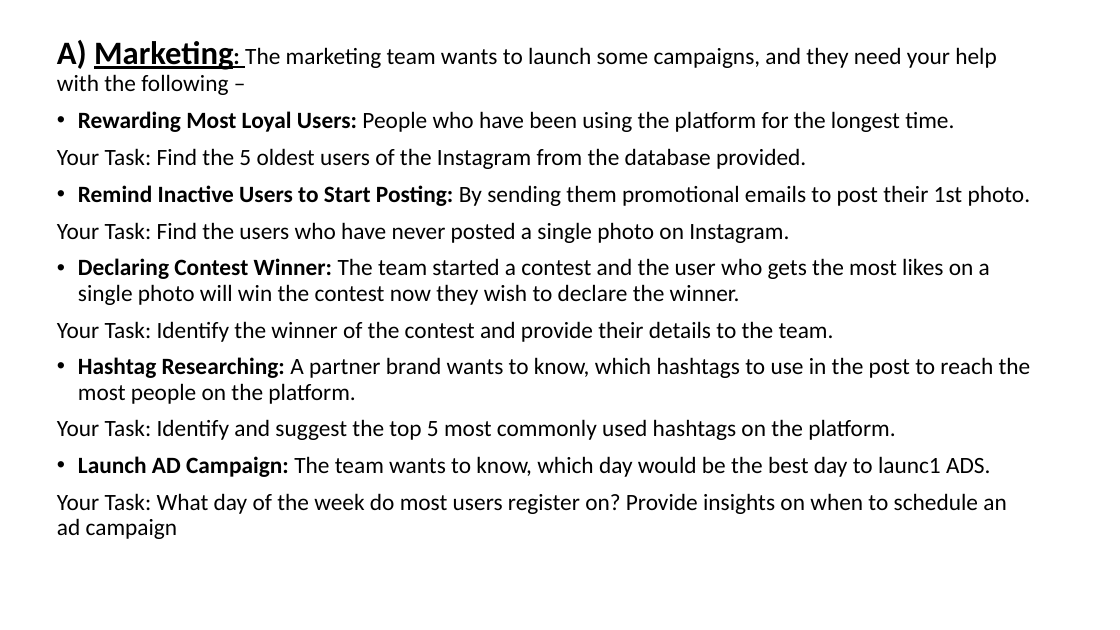
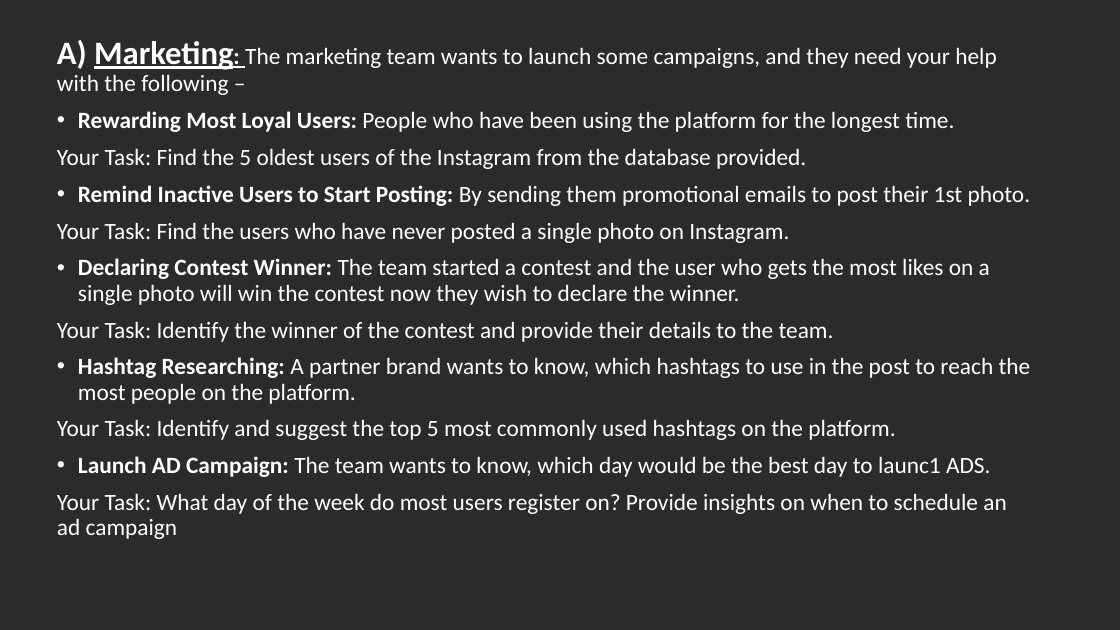
Before and after one commit to salonimeshram13/Social-Media-Analysis-SQL-Study, a slide deck: slide 3 of SOCIAL MEDIA ANALYSIS.pptx. Drawn at 1120x630 pixels with LibreOffice and Linux fonts; fonts in the diff are those of the drawing; background and template pictures are left out; a plain dark background stands for a picture behind light text. Boxes give left, top, right and bottom in pixels: in the first picture for what was removed or moved away, otherwise in the second. Text is boxed around its words. In the diff, an @@ line names an element or a change of style, - is before the commit and + after.

```diff
--- a/SOCIAL MEDIA ANALYSIS.pptx
+++ b/SOCIAL MEDIA ANALYSIS.pptx
@@ background #FFFFFF to picture (left out) @@
@@ text "A) Marketing: The marketing team ..." at (x1=57, y1=40, x2=1031, y2=539): text colour #000000 to #FFFFFF @@
```
Also in this commit, not shown: 3 other slides changed.
